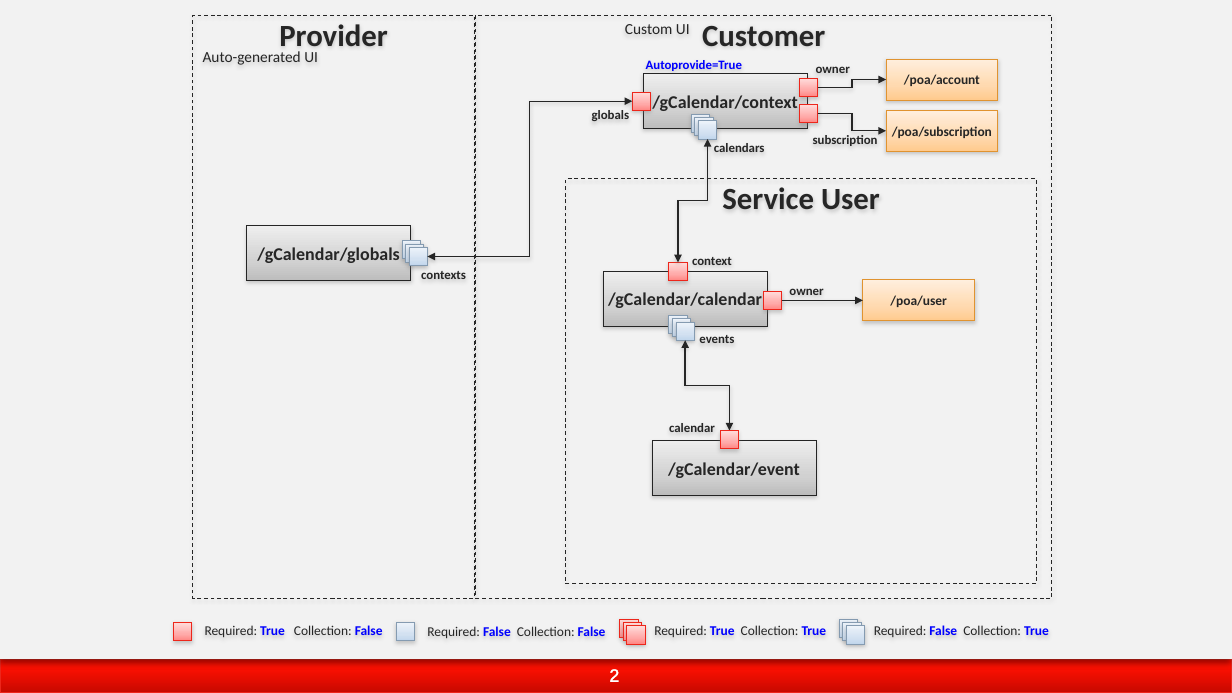
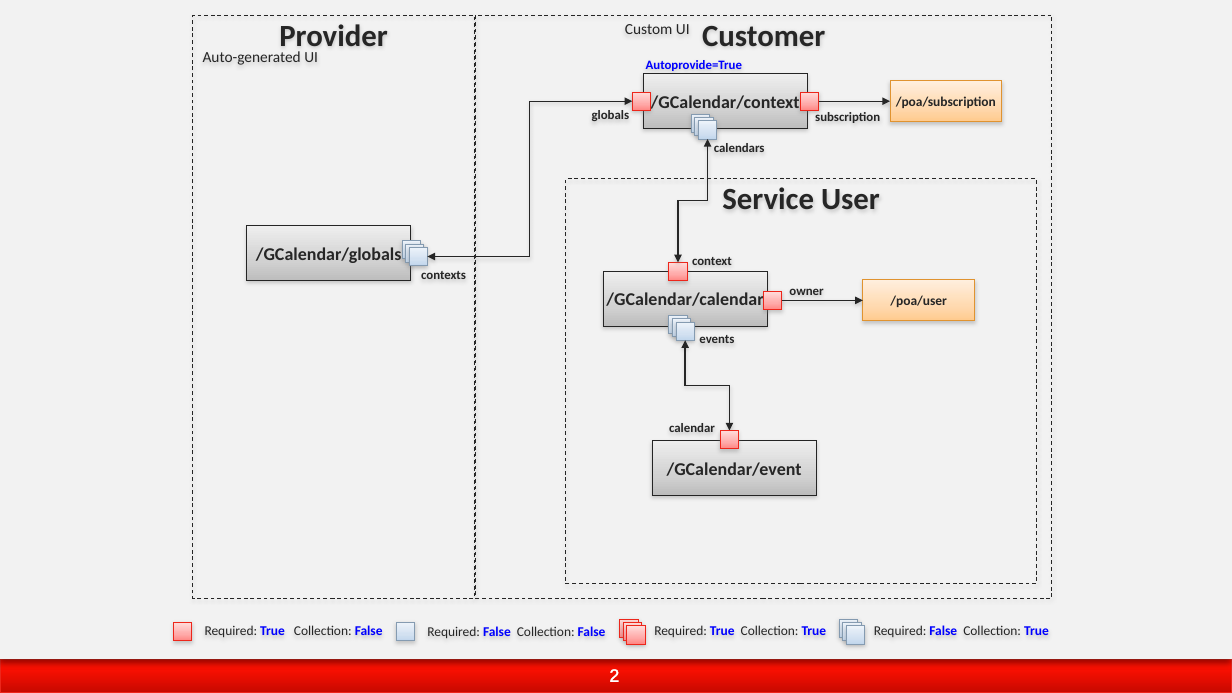
Before and after one commit to gear54rus/gcalendar, a slide deck: slide 2 of package/doc/Resource Model.pptx. Drawn at 1232x693 pixels with LibreOffice and Linux fonts; fonts in the diff are those of the drawing; background and template pictures are left out. Boxes give left, top, right and bottom in pixels: in the first picture for what was removed or moved away, otherwise in the second. Text is boxed around its words. In the diff, an @@ line names an element or a change of style, - is before the commit and + after.

```diff
--- a/package/doc/Resource Model.pptx
+++ b/package/doc/Resource Model.pptx
@@ rectangle removed at <box>886,59,998,100</box> @@
-/poa/account
@@ rectangle removed at <box>800,79,819,97</box> @@
@@ text removed at <box>816,66,850,73</box> @@
-owner
@@ elbow arrow removed from (818, 88) to (886, 79) @@
@@ rectangle "/poa/subscription": place and size @@
-rectangle "/poa/subscription" at <box>886,110,998,151</box>
+rectangle "/poa/subscription" at <box>890,80,1002,121</box>
@@ text in rectangle at <box>651,95,800,109</box>: text changed @@
-/gCalendar/context
+/GCalendar/context
@@ rectangle: place and size @@
-rectangle at <box>800,104,819,123</box>
+rectangle at <box>800,92,819,111</box>
@@ text "subscription": place and size @@
-text "subscription" at <box>813,135,878,146</box>
+text "subscription" at <box>815,110,880,123</box>
@@ elbow arrow moved from (818, 114) - (886, 131) to (819, 102) - (890, 102) @@
@@ text in rectangle at <box>256,247,402,263</box>: text changed @@
-/gCalendar/globals
+/GCalendar/globals
@@ text in rectangle at <box>606,292,763,306</box>: text changed @@
-/gCalendar/calendar
+/GCalendar/calendar
@@ text in rectangle at <box>667,462,802,476</box>: text changed @@
-/gCalendar/event
+/GCalendar/event
```
Also in this commit, not shown: 1 other slide changed, 5 other files.
